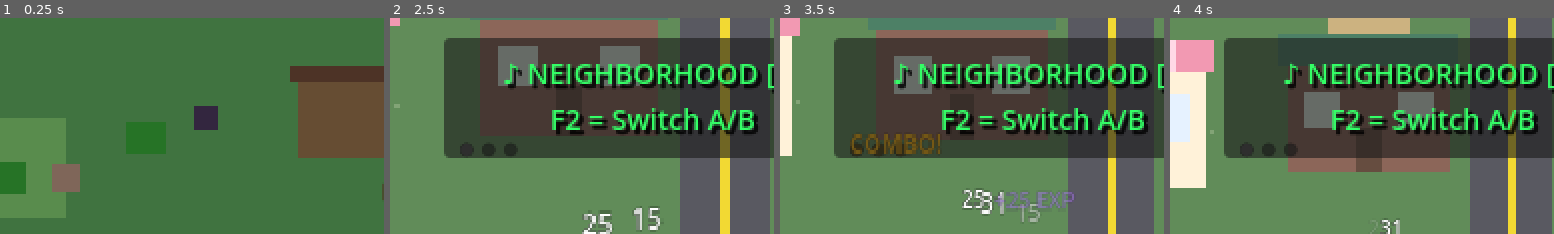
Above: before the commit, frames 1-4 (left to right).
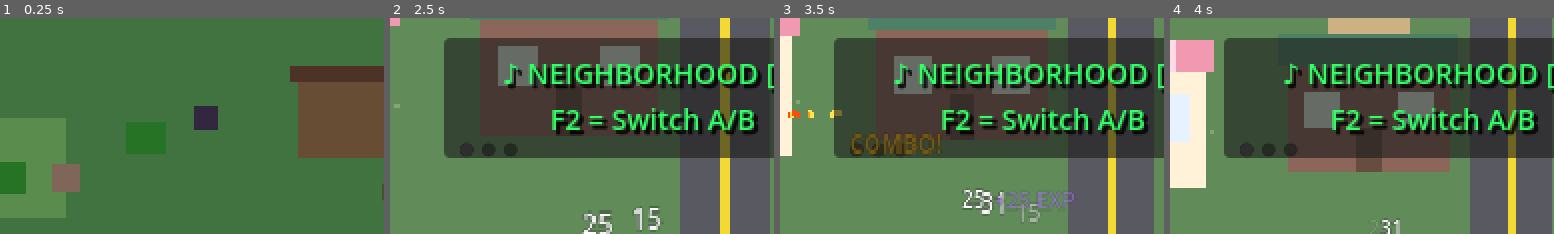
Above: after the commit, the same moments.

Repository: anthonyscry/momi-chronicles
Game: Godot game, scene res://world/zones/backyard.tscn
The game is run twice, just before and just after one commit, with the same random seed, the same clock (stepped at 60 frames per second) and the same inputs. This scene is started directly instead of the project's main scene.
Inputs (mouse positions are % of the whole screen's width and height, from its top left):
- Up to frame 1 (0.25 s): no input
- Up to frame 2 (2.5 s): tap Enter (ui_accept) at 0.5, 0.77, 1.52 s; move the mouse to (45, 70) at 0.52 s; hold Space (attack) 0.53-1.28 s; hold W (move_up) 0.53-2.03 s; click (45, 70) at 0.67 s; move the mouse to (80, 65) at 1.27 s; tap V (block) at 1.35 s; click (80, 65) at 1.42 s; move the mouse to (20, 35) at 2.02 s; hold A (move_left) from 2.03 s (still down); hold Q (cycle_companion) from 2.03 s (still down); click (20, 35) at 2.17 s
- Up to frame 3 (3.5 s): keep holding A (move_left); move the mouse to (55, 50) at 2.77 s; release Q (cycle_companion) at 2.78 s; tap X (dodge) at 2.85 s; click (55, 50) at 2.92 s; tap Enter (ui_accept) at 3.02 s
- Up to frame 4 (4 s): move the mouse to (35, 25) at 3.52 s; release A (move_left) at 3.53 s; hold S (move_down) from 3.53 s (still down); hold E (interact) from 3.53 s (still down); click (35, 25) at 3.67 s; tap Enter (ui_accept) at 3.77 s
The pictures show only the part of the screen within x 36-86%, y 0-50%; the shares and areas given below are measured in that part.

Frames 1-2 are identical in both runs. In frame 3, 0.2% of the frame differs, in the area x 2-17%, y 42-47%; in frame 4, nothing differs.

Commit message:
feat(ui): Phase P7 - UI juice
- Combo fire: fire particles burst from dots on full 3-hit combo
- Hit sparks: small spark emissions on hit 2+ escalating combo
- Buff icons: colored status squares with text (ATK/DEF/SPD/HOT/CRT)
  - Pop-in/out animations, flash when about to expire
  - Connected to Events.buff_applied/buff_expired
  - Added to GameHUD below health bar

Diff:
--- /dev/null
+++ b/ui/hud/buff_icons.gd
@@ -0,0 +1,151 @@
+extends Control
+class_name BuffIcons
+## Shows active buff/debuff icons above the player as colored squares with text.
+## Connects to Events.buff_applied / buff_expired.
+
+# =============================================================================
+# CONFIGURATION
+# =============================================================================
+
+## Icon colors by effect type (matches BuffConsumable.EffectType enum)
+const ICON_COLORS: Dictionary = {
+	0: Color(1, 0.4, 0.3),      # ATTACK_BOOST - Red
+	1: Color(0.3, 0.5, 1),      # DEFENSE_BOOST - Blue
+	2: Color(0.3, 1, 0.5),      # SPEED_BOOST - Green
+	3: Color(1, 1, 0.3),        # HEAL_OVER_TIME - Yellow
+	4: Color(0.7, 0.3, 1),      # CRIT_BOOST - Purple
+}
+
+const ICON_LABELS: Dictionary = {
+	0: "ATK",
+	1: "DEF",
+	2: "SPD",
+	3: "HOT",
+	4: "CRT",
+}
+
+const ICON_SIZE: float = 14.0
+const ICON_SPACING: float = 2.0
+
+# =============================================================================
+# STATE
+# =============================================================================
+
+var _active_buffs: Dictionary = {}  # effect_type -> {node, timer}
+
+# =============================================================================
+# LIFECYCLE
+# =============================================================================
+
+func _ready() -> void:
+	Events.buff_applied.connect(_on_buff_applied)
+	Events.buff_expired.connect(_on_buff_expired)
+
+	# Position at bottom-right of HUD (near health bar area)
+	# Will be repositioned by parent
+
+
+func _on_buff_applied(effect_type: int, value: float, duration: float) -> void:
+	# Remove existing icon for this buff (refresh)
+	if _active_buffs.has(effect_type):
+		_remove_buff_icon(effect_type)
+
+	# Create icon
+	var icon = _create_buff_icon(effect_type)
+	add_child(icon)
+
+	# Position based on active buff count
+	_reposition_icons()
+
+	# Pop-in animation
+	icon.scale = Vector2(0.3, 0.3)
+	icon.pivot_offset = Vector2(ICON_SIZE / 2, ICON_SIZE / 2)
+	var tween = create_tween()
+	tween.tween_property(icon, "scale", Vector2(1.0, 1.0), 0.15)\
+		.set_ease(Tween.EASE_OUT).set_trans(Tween.TRANS_BACK)
+
+	# Store reference
+	_active_buffs[effect_type] = {"node": icon}
+
+	# Flash when about to expire (last 3 seconds)
+	if duration > 3.0:
+		get_tree().create_timer(duration - 3.0).timeout.connect(func():
+			if _active_buffs.has(effect_type) and is_instance_valid(_active_buffs[effect_type].node):
+				_start_expire_flash(_active_buffs[effect_type].node)
+		)
+
+
+func _on_buff_expired(effect_type: int) -> void:
+	_remove_buff_icon(effect_type)
+
+
+func _create_buff_icon(effect_type: int) -> Control:
+	var container = Control.new()
+	container.custom_minimum_size = Vector2(ICON_SIZE, ICON_SIZE)
+
+	# Background square
+	var bg = ColorRect.new()
+	bg.size = Vector2(ICON_SIZE, ICON_SIZE)
+	bg.color = ICON_COLORS.get(effect_type, Color(0.5, 0.5, 0.5))
+	bg.color.a = 0.8
+	container.add_child(bg)
+
+	# Border
+	var border = ColorRect.new()
+	border.size = Vector2(ICON_SIZE, ICON_SIZE)
+	border.color = Color(1, 1, 1, 0.3)
+	border.mouse_filter = Control.MOUSE_FILTER_IGNORE
+	container.add_child(border)
+
+	# Inner (slightly smaller)
+	var inner = ColorRect.new()
+	inner.size = Vector2(ICON_SIZE - 2, ICON_SIZE - 2)
+	inner.position = Vector2(1, 1)
+	inner.color = ICON_COLORS.get(effect_type, Color(0.5, 0.5, 0.5))
+	container.add_child(inner)
+
+	# Label
+	var label = Label.new()
+	label.text = ICON_LABELS.get(effect_type, "?")
+	label.add_theme_font_size_override("font_size", 6)
+	label.add_theme_color_override("font_color", Color.WHITE)
+	label.add_theme_color_override("font_outline_color", Color.BLACK)
+	label.add_theme_constant_override("outline_size", 1)
+	label.horizontal_alignment = HORIZONTAL_ALIGNMENT_CENTER
+	label.position = Vector2(0, 1)
+	label.size = Vector2(ICON_SIZE, ICON_SIZE)
+	container.add_child(label)
+
+	return container
+
+
+func _remove_buff_icon(effect_type: int) -> void:
+	if not _active_buffs.has(effect_type):
+		return
+
+	var icon = _active_buffs[effect_type].node
+	_active_buffs.erase(effect_type)
+
+	if is_instance_valid(icon):
+		# Pop-out animation
+		var tween = create_tween()
+		tween.tween_property(icon, "scale", Vector2(0.1, 0.1), 0.1)
+		tween.tween_callback(icon.queue_free)
+		tween.tween_callback(_reposition_icons)
+
+
+func _reposition_icons() -> void:
+	var idx = 0
+	for effect_type in _active_buffs:
+		var data = _active_buffs[effect_type]
+		if is_instance_valid(data.node):
+			data.node.position = Vector2(idx * (ICON_SIZE + ICON_SPACING), 0)
+			idx += 1
+
+
+func _start_expire_flash(icon: Control) -> void:
+	if not is_instance_valid(icon):
+		return
+	var flash = create_tween().set_loops()
+	flash.tween_property(icon, "modulate:a", 0.3, 0.3)
+	flash.tween_property(icon, "modulate:a", 1.0, 0.3)
--- a/ui/hud/combo_counter.gd
+++ b/ui/hud/combo_counter.gd
@@ -83,6 +83,9 @@
 	for label in [hit1, hit2, hit3]:
 		label.modulate = Color(1, 0.9, 0.3)
 
+	# Fire burst particles on full combo!
+	_spawn_combo_fire()
+
 	# Fade out after celebration
 	await get_tree().create_timer(0.8).timeout
 	_start_fade_out()
@@ -90,25 +93,6 @@
 # =============================================================================
 # DISPLAY UPDATES
 # =============================================================================
-
-func _update_display(count: int) -> void:
-	_reset_display()
-
-	var labels = [hit1, hit2, hit3]
-
-	# Light up completed hits with consistent size
-	for i in range(count):
-		if i < labels.size():
-			var label = labels[i]
-			label.modulate = COLORS[i]
-
-	# Pulse the current hit indicator (subtle)
-	if count > 0 and count <= 3:
-		var current_label = labels[count - 1]
-		_pulse_label(current_label, 1.4)
-
-	# Show COMBO text on hit 3
-	combo_text.visible = (count >= 3)
 
 func _reset_display() -> void:
 	# Dim all indicators with consistent styling
@@ -134,3 +118,70 @@
 		visible = false
 		_reset_display()
 	)
+
+# =============================================================================
+# COMBO FIRE EFFECT (Phase P7)
+# =============================================================================
+
+## Spawn fire particles around the combo dots on full combo
+func _spawn_combo_fire() -> void:
+	var labels = [hit1, hit2, hit3]
+	for label in labels:
+		for i in range(4):
+			var spark = ColorRect.new()
+			spark.size = Vector2(2, 3)
+			spark.color = [Color(1, 0.6, 0.1), Color(1, 0.3, 0.05), Color(1, 0.9, 0.3)][randi() % 3]
+			spark.position = label.position + Vector2(randf_range(-3, 3), 0)
+			spark.z_index = 10
+			add_child(spark)
+
+			var tween = create_tween()
+			tween.set_parallel(true)
+			tween.tween_property(spark, "position:y", spark.position.y - randf_range(8, 18), 0.4)\
+				.set_ease(Tween.EASE_OUT)
+			tween.tween_property(spark, "position:x", spark.position.x + randf_range(-5, 5), 0.4)
+			tween.tween_property(spark, "modulate:a", 0.0, 0.3).set_delay(0.1)
+			tween.chain().tween_callback(spark.queue_free)
+
+
+## On hit 2+, show escalating glow behind the current dot
+func _update_display(count: int) -> void:
+	_reset_display()
+
+	var labels = [hit1, hit2, hit3]
+
+	# Light up completed hits with consistent size
+	for i in range(count):
+		if i < labels.size():
+			var label = labels[i]
+			label.modulate = COLORS[i]
+
+	# Pulse the current hit indicator (subtle)
+	if count > 0 and count <= 3:
+		var current_label = labels[count - 1]
+		_pulse_label(current_label, 1.4)
+
+	# On hit 2+, emit small spark from the dot
+	if count >= 2:
+		var dot = labels[count - 1]
+		_emit_hit_spark(dot, COLORS[count - 1])
+
+	# Show COMBO text on hit 3
+	combo_text.visible = (count >= 3)
+
+
+## Small spark from a dot on escalating hits
+func _emit_hit_spark(label: Label, color: Color) -> void:
+	for i in range(2):
+		var spark = ColorRect.new()
+		spark.size = Vector2(2, 2)
+		spark.color = color
+		spark.position = label.position + Vector2(randf_range(-2, 2), 0)
+		spark.z_index = 10
+		add_child(spark)
+
+		var tween = create_tween()
+		tween.set_parallel(true)
+		tween.tween_property(spark, "position:y", spark.position.y - randf_range(5, 12), 0.25)
+		tween.tween_property(spark, "modulate:a", 0.0, 0.2).set_delay(0.05)
+		tween.chain().tween_callback(spark.queue_free)
--- a/ui/hud/game_hud.gd
+++ b/ui/hud/game_hud.gd
@@ -13,6 +13,9 @@
 var is_low_hp: bool = false
 const LOW_HP_THRESHOLD: float = 0.25
 
+## Buff status icons
+var buff_icons: BuffIcons
+
 ## Whether debug panel is visible
 var debug_visible: bool = true
 
@@ -22,6 +25,9 @@
 
 	# Create low HP vignette overlay
 	_setup_low_hp_vignette()
+
+	# Create buff icons display
+	_setup_buff_icons()
 
 	# Connect to health changes
 	Events.player_health_changed.connect(_on_health_changed)
@@ -34,6 +40,14 @@
 			debug_visible = not debug_visible
 			debug_panel.visible = debug_visible
 			print("[HUD] Debug panel: %s (F3 to toggle)" % ("ON" if debug_visible else "OFF"))
+
+
+func _setup_buff_icons() -> void:
+	buff_icons = BuffIcons.new()
+	buff_icons.name = "BuffIcons"
+	# Position bottom-left below health bar
+	buff_icons.position = Vector2(8, 60)
+	add_child(buff_icons)
 
 
 func _setup_low_hp_vignette() -> void:
